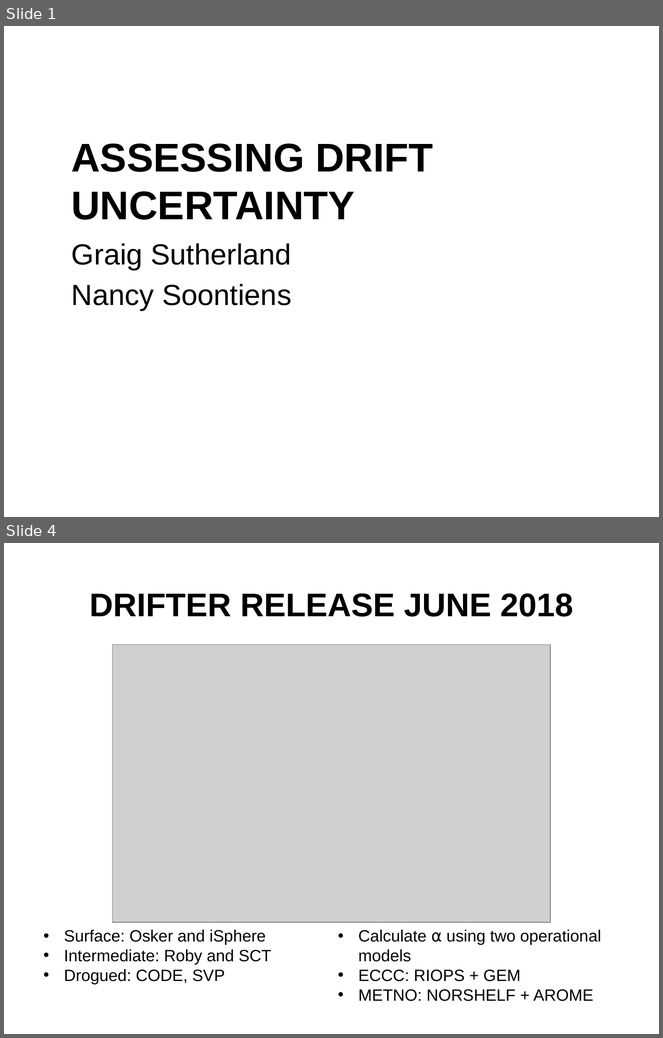
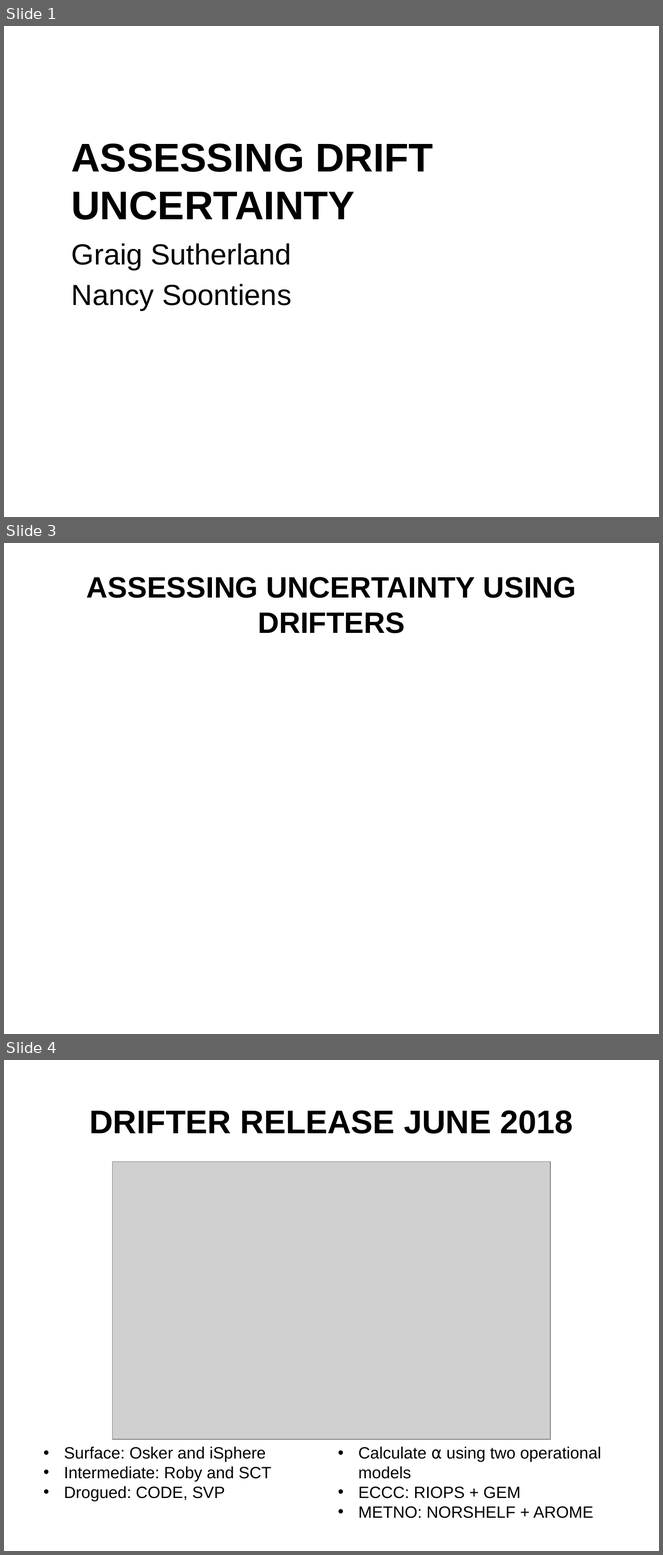
Before and after one commit to nsoontie/velocity-error, a slide deck: presentations/MOI-CONCEPTS-2021/Soontiens_Sutherland_drift_DFO-MOI.pptx. Shown one above the other, each under a label of ours: slides 1 and 4 before the commit, slides 1, 3 and 4 after it; the slides between them are not shown. The pictures are 663x1038 and 663x1555 pixels, drawn with LibreOffice and Linux fonts; fonts in the diff are those of the drawing; grey boxes stand for pictures; background and template pictures are left out. Boxes give left, top, right and bottom in pixels: in the first picture for what was removed or moved away, otherwise in the second. Text is boxed around its words. In the diff, an @@ line names an element or a change of style, - is before the commit and + after.

```diff
--- a/presentations/MOI-CONCEPTS-2021/Soontiens_Sutherland_drift_DFO-MOI.pptx
+++ b/presentations/MOI-CONCEPTS-2021/Soontiens_Sutherland_drift_DFO-MOI.pptx
@@ slide 3 added at (4, 543, 659, 1034), background picture (left out) @@
@@ title added at (86, 577, 576, 633), 32.4 pt, text #000000, bold @@
+ASSESSING UNCERTAINTY USING DRIFTERS
```
Also in this commit, not shown: 1 slide changed, 7 other slides added, 1 slide removed.
